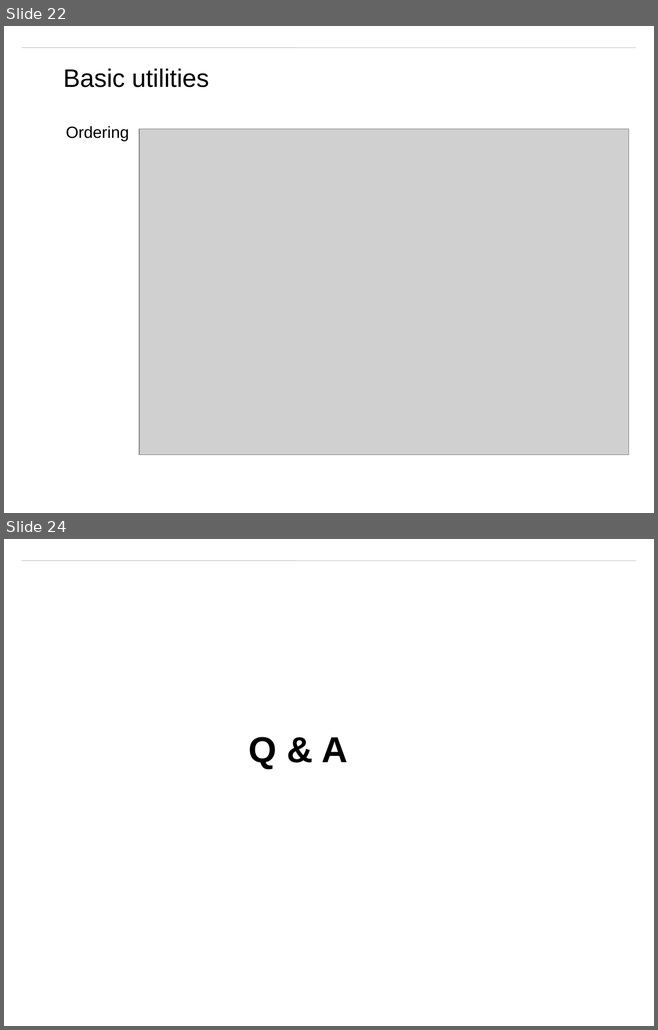
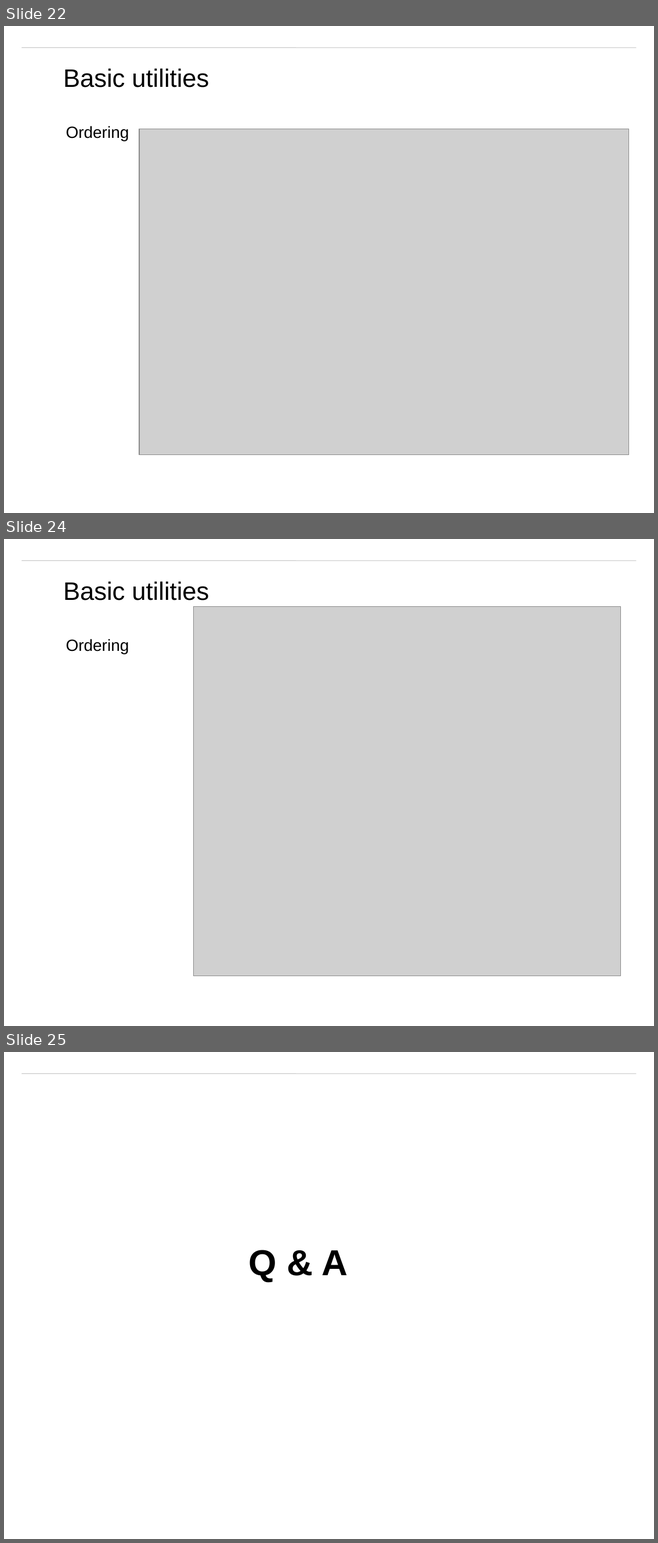
Before and after one commit to matt19870107/Guava, a slide deck: Guava.pptx. Shown one above the other, each under a label of ours: slides 22 and 24 before the commit, slides 22, 24 and 25 after it; the slides between them are not shown. The pictures are 658x1030 and 658x1543 pixels, drawn with LibreOffice and Linux fonts; fonts in the diff are those of the drawing; grey boxes stand for pictures; background and template pictures are left out. Boxes give left, top, right and bottom in pixels: in the first picture for what was removed or moved away, otherwise in the second. Text is boxed around its words. In the diff, an @@ line names an element or a change of style, - is before the commit and + after.

```diff
--- a/Guava.pptx
+++ b/Guava.pptx
@@ slide 24 added at <box>4,539,654,1026</box>, background #FFFFFF; not listed: 1 template element that a slide beside it also shows @@
@@ text added at <box>63,581,209,600</box>, 28 pt, text #000000 @@
+Basic utilities
@@ picture added at <box>194,606,621,976</box> @@
@@ text added at <box>66,639,129,654</box>, 18 pt, text #000000 @@
+Ordering
@@ what was slide 24 is now slide 25 @@
```
Also in this commit, not shown: 1 slide changed, 8 other files.
